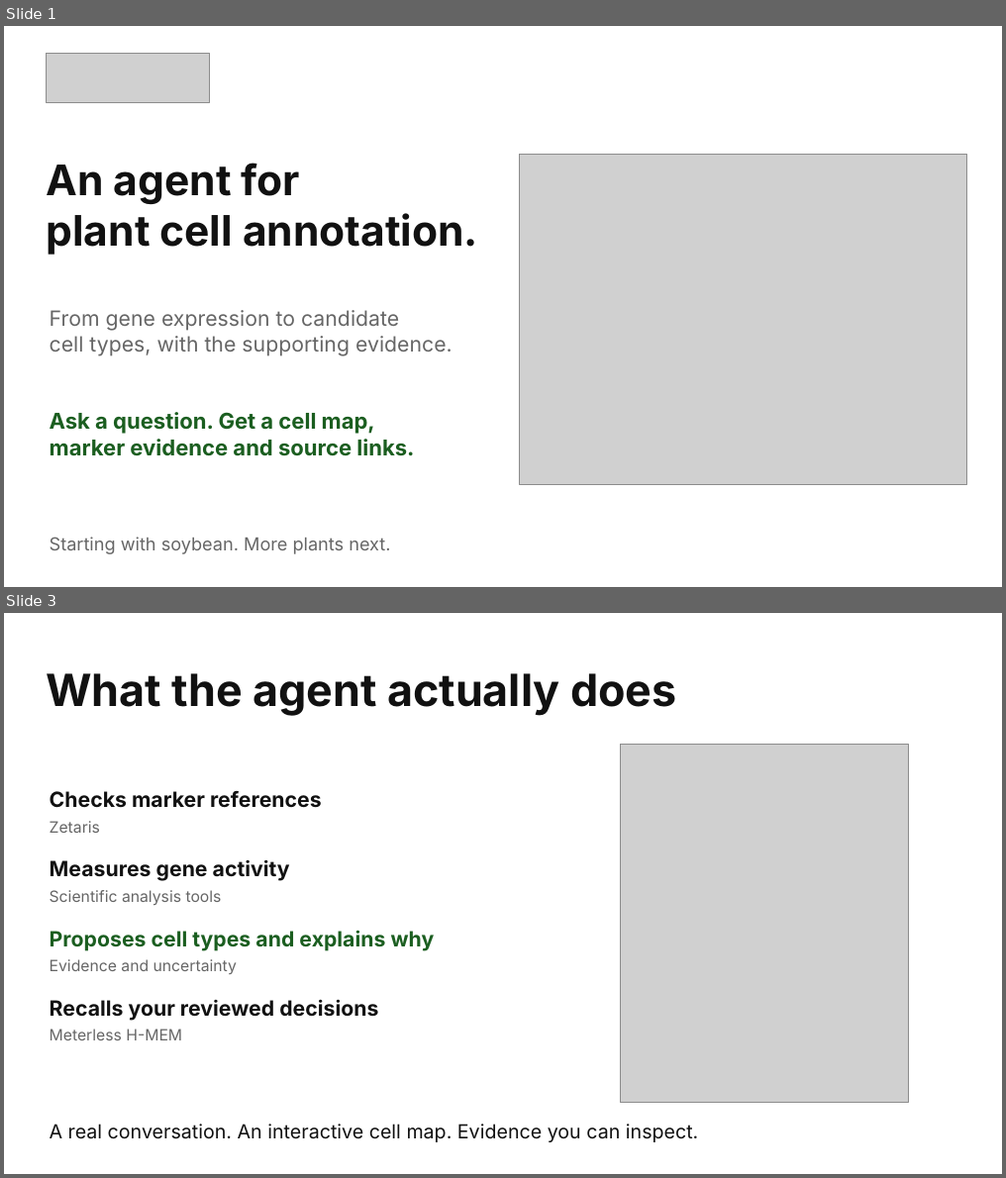
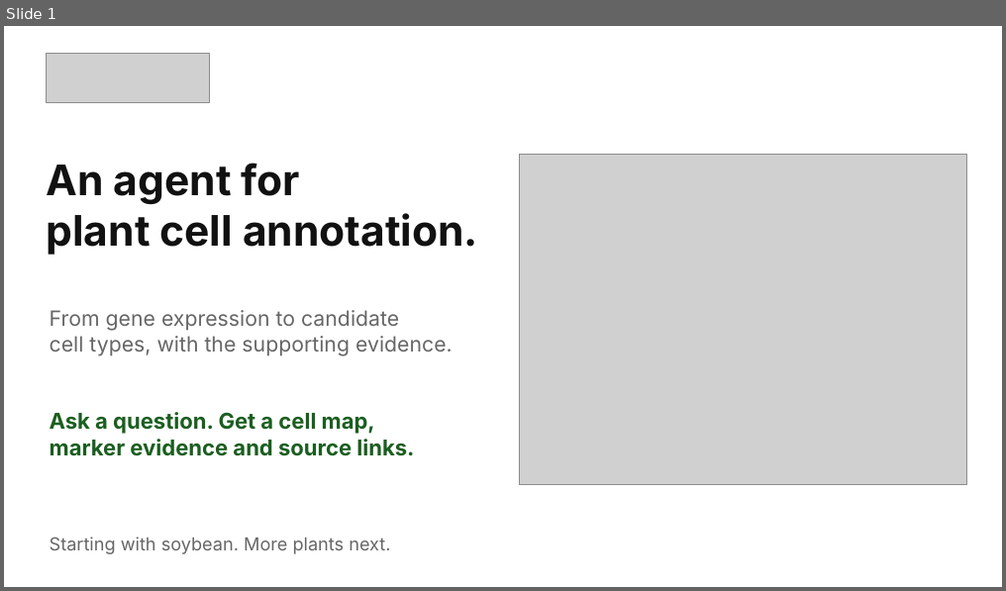
Before and after one commit to mpckkk/2026_GenAI, a slide deck: docs/pitchdeck/Celloras-Pitch-Deck.pptx. Shown one above the other, each under a label of ours: slides 1 and 3 before the commit, slide 1 after it; the slides between them are not shown. The pictures are 1006x1178 and 1006x591 pixels, drawn with LibreOffice and Linux fonts; fonts in the diff are those of the drawing; grey boxes stand for pictures. Boxes give left, top, right and bottom in pixels: in the first picture for what was removed or moved away, otherwise in the second. Text is boxed around its words. In the diff, an @@ line names an element or a change of style, - is before the commit and + after.

```diff
--- a/docs/pitchdeck/Celloras-Pitch-Deck.pptx
+++ b/docs/pitchdeck/Celloras-Pitch-Deck.pptx
@@ slide 3 removed at box(4, 613, 1002, 1174), background #FFFFFF @@
@@ text removed at box(47, 673, 676, 716) @@
-What the agent actually does
@@ picture removed at box(620, 744, 908, 1103) @@
@@ text removed at box(50, 791, 322, 808) @@
-Checks marker references
@@ text removed at box(50, 821, 100, 833) @@
-Zetaris
@@ text removed at box(50, 860, 290, 881) @@
-Measures gene activity
@@ text removed at box(50, 890, 222, 905) @@
-Scientific analysis tools
@@ text removed at box(50, 930, 435, 952) @@
-Proposes cell types and explains why
@@ text removed at box(50, 959, 237, 974) @@
-Evidence and uncertainty
@@ text removed at box(50, 999, 378, 1021) @@
-Recalls your reviewed decisions
@@ text removed at box(50, 1029, 182, 1041) @@
-Meterless H-MEM
@@ text removed at box(50, 1124, 698, 1143) @@
-A real conversation. An interactive cell map. Evidence you can inspect.
```
Also in this commit, not shown: 1 slide changed, 2 slides added, 1 other slide removed, 5 other files.
